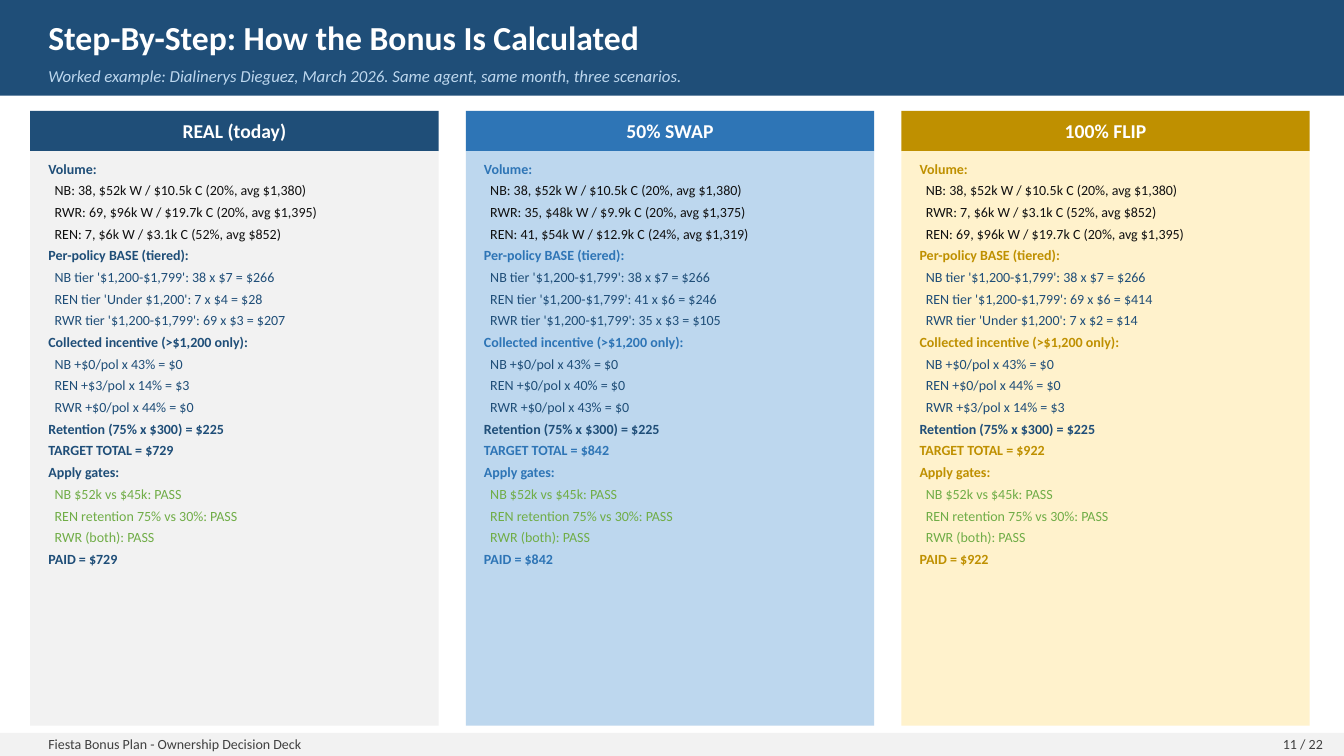
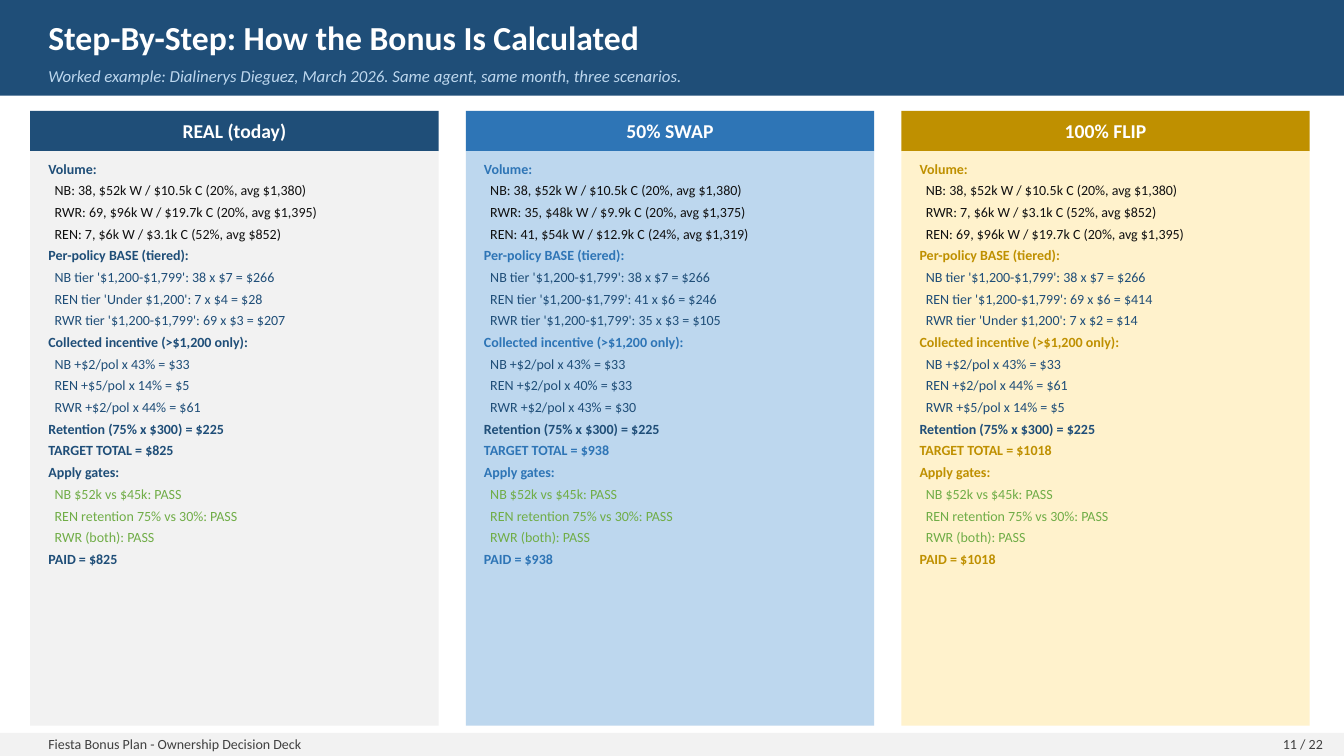
Before and after one commit to FAUS-tech/fiesta-bonus, a slide deck: slide 11 of output/Bonus_Plan_FINAL.pptx. Drawn at 1344x756 pixels with LibreOffice and Linux fonts; fonts in the diff are those of the drawing. Boxes give left, top, right and bottom in pixels: in the first picture for what was removed or moved away, otherwise in the second. Text is boxed around its words. In the diff, an @@ line names an element or a change of style, - is before the commit and + after.

```diff
--- a/output/Bonus_Plan_FINAL.pptx
+++ b/output/Bonus_Plan_FINAL.pptx
@@ text at [55, 359, 190, 372]: text changed @@
-NB +$0/pol x 43% = $0
+NB +$2/pol x 43% = $33
@@ text at [490, 359, 625, 371]: text changed @@
-NB +$0/pol x 43% = $0
+NB +$2/pol x 43% = $33
@@ text at [926, 359, 1061, 372]: text changed @@
-NB +$0/pol x 43% = $0
+NB +$2/pol x 43% = $33
@@ text at [55, 380, 189, 392]: text changed @@
-REN +$3/pol x 14% = $3
+REN +$5/pol x 14% = $5
@@ text at [490, 380, 632, 392]: text changed @@
-REN +$0/pol x 40% = $0
+REN +$2/pol x 40% = $33
@@ text at [926, 380, 1068, 393]: text changed @@
-REN +$0/pol x 44% = $0
+REN +$2/pol x 44% = $61
@@ text at [55, 402, 200, 415]: text changed @@
-RWR +$0/pol x 44% = $0
+RWR +$2/pol x 44% = $61
@@ text at [490, 402, 636, 414]: text changed @@
-RWR +$0/pol x 43% = $0
+RWR +$2/pol x 43% = $30
@@ text at [926, 402, 1065, 415]: text changed @@
-RWR +$3/pol x 14% = $3
+RWR +$5/pol x 14% = $5
@@ text at [48, 445, 173, 457]: text changed @@
-TARGET TOTAL = $729
+TARGET TOTAL = $825
@@ text at [484, 445, 609, 456]: text changed @@
-TARGET TOTAL = $842
+TARGET TOTAL = $938
@@ text at [920, 445, 1051, 457]: text changed @@
-TARGET TOTAL = $922
+TARGET TOTAL = $1018
@@ text at [48, 554, 117, 566]: text changed @@
-PAID = $729
+PAID = $825
@@ text at [484, 554, 553, 566]: text changed @@
-PAID = $842
+PAID = $938
@@ text at [920, 554, 995, 566]: text changed @@
-PAID = $922
+PAID = $1018
```
Also in this commit, not shown: 10 other slides changed, 3 other files.
